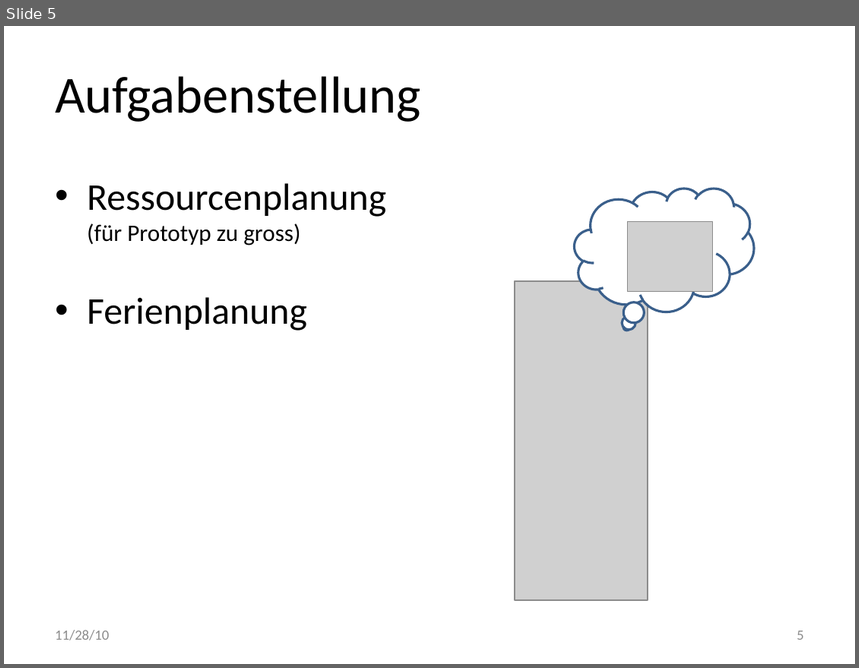
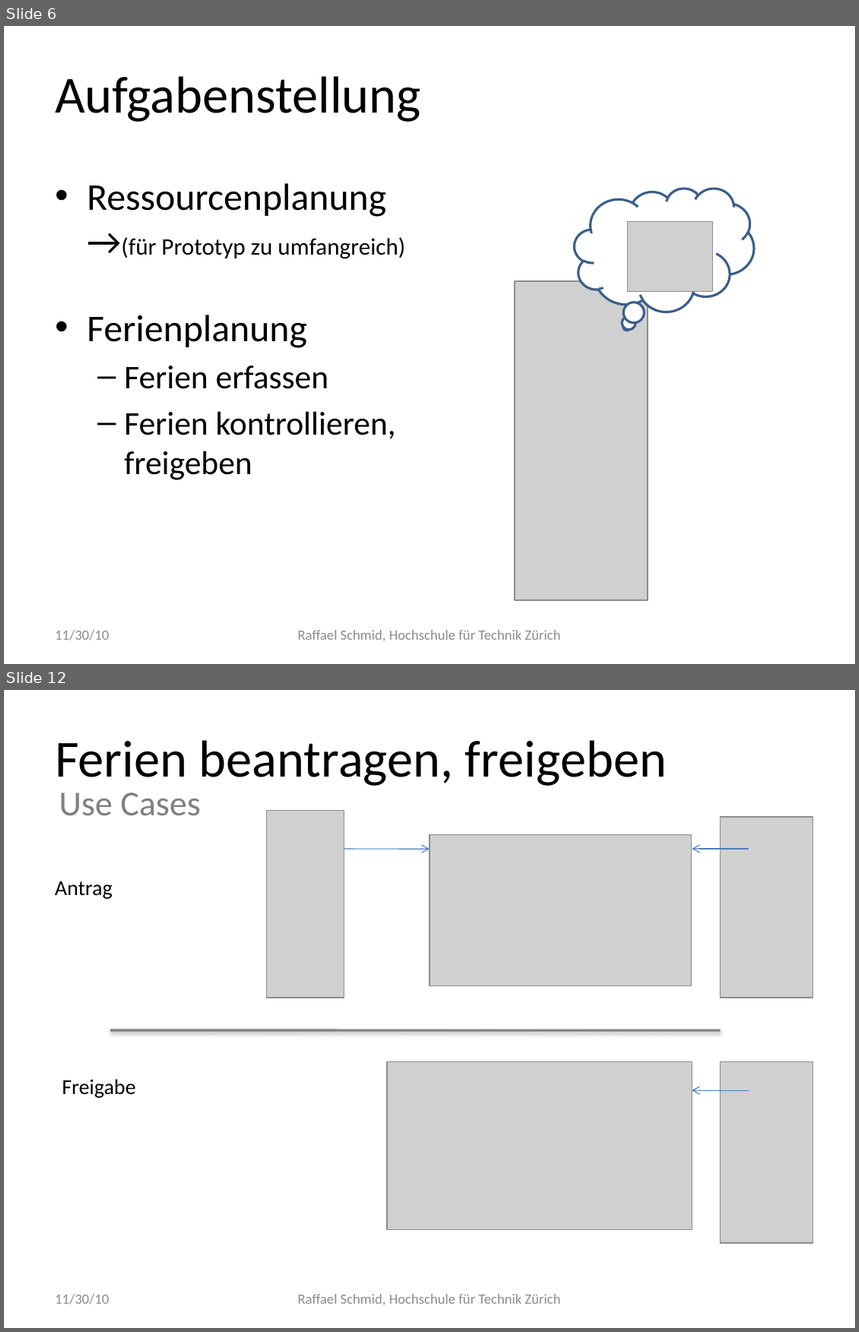
Before and after one commit to raffaelschmid/plannr, a slide deck: documentation/presentation.pptx. Shown one above the other, each under a label of ours: slide 5 before the commit, slides 6 and 12 after it; the slides between them are not shown. The pictures are 859x668 and 859x1332 pixels, drawn with LibreOffice and Linux fonts; fonts in the diff are those of the drawing; grey boxes stand for pictures. Boxes give left, top, right and bottom in pixels: in the first picture for what was removed or moved away, otherwise in the second. Text is boxed around its words. In the diff, an @@ line names an element or a change of style, - is before the commit and + after.

```diff
--- a/documentation/presentation.pptx
+++ b/documentation/presentation.pptx
@@ slide 12 added at [4, 690, 855, 1328], background #FFFFFF @@
@@ title added at [55, 740, 667, 786], 44 pt, text #000000 @@
+Ferien beantragen, freigeben
@@ text added at [59, 793, 201, 816], 29.6 pt, text #808080 @@
+Use Cases
@@ picture added at [266, 811, 344, 998] @@
@@ picture added at [721, 817, 813, 998] @@
@@ arrow added from (344, 849) to (430, 849), #4B7EBC 0.75 pt @@
@@ picture added at [430, 834, 691, 986] @@
@@ arrow added from (749, 849) to (692, 849), #4B7EBC 0.75 pt @@
@@ text added at [55, 882, 113, 899], 18 pt, text #000000 @@
+Antrag
@@ line added from (110, 1030) to (721, 1030), #808080 2 pt @@
@@ picture added at [387, 1062, 692, 1230] @@
@@ picture added at [721, 1062, 813, 1243] @@
@@ text added at [62, 1079, 135, 1098], 18 pt, text #000000 @@
+Freigabe
@@ arrow added from (749, 1091) to (692, 1091), #4B7EBC 0.75 pt @@
@@ text added at [55, 1294, 109, 1305], 12 pt, text #8C8C8C @@
+11/30/10
@@ text added at [298, 1294, 561, 1306], 12 pt, text #8C8C8C @@
+Raffael Schmid, Hochschule für Technik Zürich
@@ what was slide 5 is now slide 6 @@
@@ slide 6 changed as well @@
@@ text at [87, 183, 405, 259]: text changed @@
-• Ressourcenplanung
-  (für Prototyp zu gross)
+• Ressourcenplanung
+  →(für Prototyp zu umfangreich)
@@ text at [124, 366, 396, 480]: paragraphs added @@
+  – Ferien erfassen
+  – Ferien kontrollieren, freigeben
@@ text at [55, 630, 109, 641]: text changed @@
-11/28/10
+11/30/10
@@ text added at [298, 630, 561, 642], 12 pt, text #8C8C8C @@
+Raffael Schmid, Hochschule für Technik Zürich
@@ page number removed at [797, 631, 804, 640] @@
-5
```
Also in this commit, not shown: 17 other slides changed, 11 other slides added, 5 slides removed, 8 other files.
